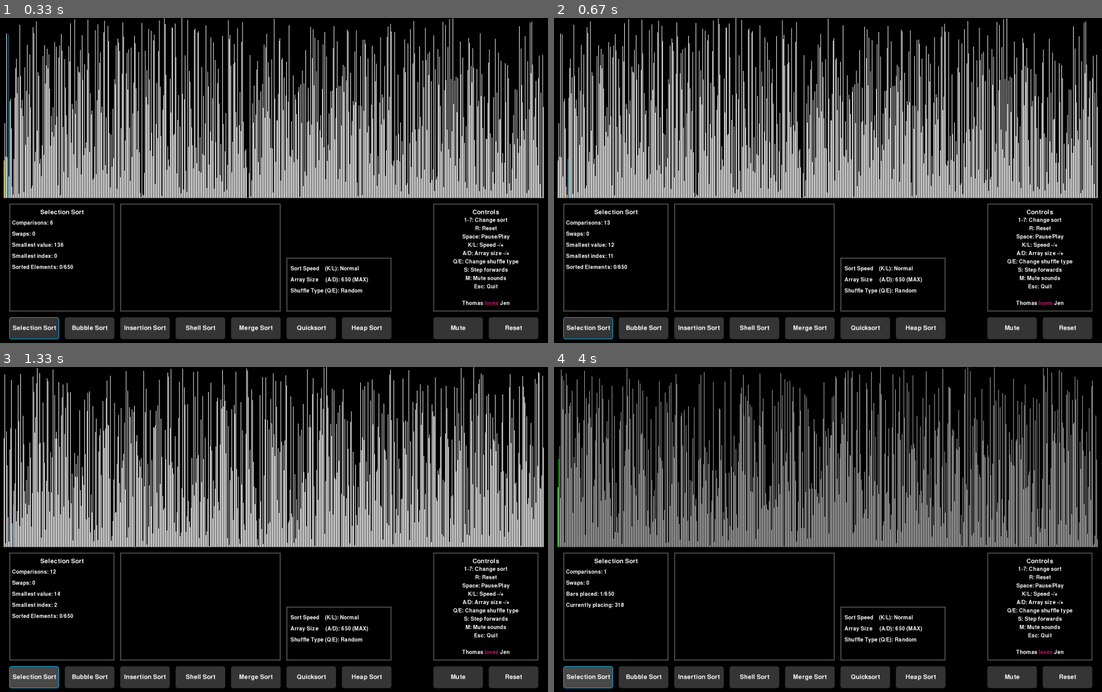
Above: before the commit, frames 1-4 (two rows, left to right).
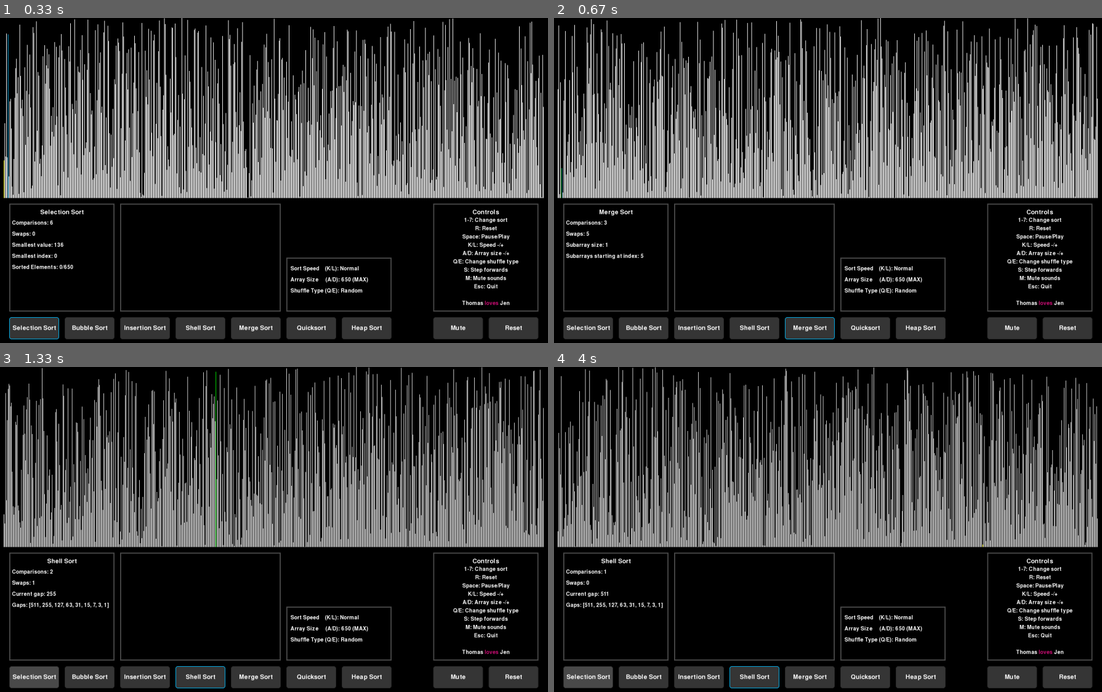
Above: after the commit, the same moments.

Repository: ThomasBrooks89/Sorting-Visualiser
Game: pygame game, started from main.py
Two runs of this game, one before a commit and one after it. Both use one fixed random seed, a clock stepped at 60 frames per second and the inputs below.
Inputs:
- Up to frame 1 (0.33 s): no input
- Up to frame 2 (0.67 s): tap 5 at 0.33 s
- Up to frame 3 (1.33 s): click "Selection Sort" at 0.72 s; tap 4 at 1 s
- Up to frame 4 (4 s): tap 2 at 1.33, 3.17 s; tap 3 at 1.67, 3.5 s; tap 1 at 2, 2.83 s; hold 1 2.33-2.8 s; hold D 2.33-2.8 s; tap 4 at 3.83 s

Frame 1 is identical in both runs. In frame 2, 21% of the frame differs, in the area x 0-100%, y 0-99%; in frame 3, 29%; in frame 4, 29%.

Commit message:
added merge sort, some tidying up of main loop button logic

Diff:
--- a/main.py
+++ b/main.py
@@ -78,14 +78,35 @@
 arr_len = 650  # max of 650 since 650 sized bars hit the top of the screen
 gap_len = 1  #num pixels between bars
 bar_width, leftover_bar_pixels = drawing.find_bar_widths(arr_len, gap_len, WIDTH)
-chosen_sort = "selection"
-sorts = {"selection": sorting_logic.selection_sort,
-         "bubble": sorting_logic.bubble_sort,
-         "insertion": sorting_logic.insertion_sort,
-         "shell": sorting_logic.shell_sort}
+
+chosen_sort = "Selection Sort"
+sorts = {"Selection Sort": sorting_logic.selection_sort,
+         "Bubble Sort": sorting_logic.bubble_sort,
+         "Insertion Sort": sorting_logic.insertion_sort,
+         "Shell Sort": sorting_logic.shell_sort,
+         "Merge Sort": sorting_logic.merge_sort,
+         "Quicksort": "sorting_logic.quicksort",  # TODO
+         "Heap Sort": "sorting_logic.heap_sort"}  # TODO
+
 shuffle_next = {"Random":"Reversed", "Reversed":"Almost Sorted", "Almost Sorted":"Random"}
 shuffle_prev = {"Random":"Almost Sorted", "Reversed":"Random", "Almost Sorted":"Reversed"}
 shuffle_type = "Random"
+
+sorts_kb_shortcuts = {pygame.K_1: btn_selection_sort,
+                      pygame.K_KP1: btn_selection_sort,
+                      pygame.K_2: btn_bubble_sort,
+                      pygame.K_KP2: btn_bubble_sort,
+                      pygame.K_3: btn_insertion_sort,
+                      pygame.K_KP3: btn_insertion_sort ,
+                      pygame.K_4: btn_shell_sort,
+                      pygame.K_KP4: btn_shell_sort,
+                      pygame.K_5: btn_merge_sort,
+                      pygame.K_KP5: btn_merge_sort,
+                      pygame.K_6: btn_quicksort,
+                      pygame.K_KP6: btn_quicksort,
+                      pygame.K_7: btn_heap_sort,
+                      pygame.K_KP7:btn_heap_sort,}
+
 array = sorting_logic.generate_array(1, arr_len, shuffle_type)
 sort = sorts[chosen_sort](array)
 step = next(sort, None)
@@ -111,7 +132,7 @@
             step = new_step
 
             if "pass_done" in step.actions:
-                next_iteration -= ((game_speed + 10) * 8)
+                next_iteration -= ((game_speed + 10) * 5)
 
     drawing.draw_array(screen, step.array, step.highlights, step.actions, bar_width, gap_len)
     drawing.draw_buttons(buttons)
@@ -163,47 +184,25 @@
                 shuffle_type = shuffle_next[shuffle_type]
                 array, sort, step = reset_sort(screen, chosen_sort, arr_len, shuffle_type)
 
-            elif event.key == pygame.K_1:
-                chosen_sort = "selection"
-                array, sort, step = reset_sort(screen, chosen_sort, arr_len, shuffle_type)
-            elif event.key == pygame.K_2:
-                chosen_sort = "bubble"
-                array, sort, step = reset_sort(screen, chosen_sort, arr_len, shuffle_type)
-            elif event.key == pygame.K_3:
-                chosen_sort = "insertion"
+            elif event.key in sorts_kb_shortcuts:
+                chosen_sort_btn.active = False
+                chosen_sort_btn = sorts_kb_shortcuts[event.key]
+                chosen_sort_btn.active = True
+                chosen_sort = chosen_sort_btn.label_str
                 array, sort, step = reset_sort(screen, chosen_sort, arr_len, shuffle_type)
 
         elif btn_reset.event(event):
-            btn_reset.active = True
             array, sort, step = reset_sort(screen, chosen_sort, arr_len, shuffle_type)
-            btn_reset.active = False
         elif btn_mute.event(event):
             muted = mute_button_pressed(btn_mute)
 
-        elif btn_selection_sort.event(event):
-            chosen_sort_btn.active = False
-            chosen_sort_btn = btn_selection_sort
-            chosen_sort_btn.active = True
-            chosen_sort = "selection"
-            array, sort, step = reset_sort(screen, chosen_sort, arr_len, shuffle_type)
-        elif btn_bubble_sort.event(event):
-            chosen_sort_btn.active = False
-            chosen_sort_btn = btn_bubble_sort
-            chosen_sort_btn.active = True
-            chosen_sort = "bubble"
-            array, sort, step = reset_sort(screen, chosen_sort, arr_len, shuffle_type)
-        elif btn_insertion_sort.event(event):
-            chosen_sort_btn.active = False
-            chosen_sort_btn = btn_insertion_sort
-            chosen_sort_btn.active = True
-            chosen_sort = "insertion"
-            array, sort, step = reset_sort(screen, chosen_sort, arr_len, shuffle_type)
-        elif btn_shell_sort.event(event):
-            chosen_sort_btn.active = False
-            chosen_sort_btn = btn_shell_sort
-            chosen_sort_btn.active = True
-            chosen_sort = "shell"
-            array, sort, step = reset_sort(screen, chosen_sort, arr_len, shuffle_type)
+        for button in buttons[:7]:  # first 7 buttons, all the buttons that choose which sort the user wants
+            if button.event(event):
+                chosen_sort_btn.active = False
+                chosen_sort_btn = button
+                chosen_sort_btn.active = True
+                chosen_sort = button.label_str
+                array, sort, step = reset_sort(screen, chosen_sort, arr_len, shuffle_type)
 
 
 
--- a/pygame_gui.py
+++ b/pygame_gui.py
@@ -7,6 +7,7 @@
     def __init__(self, surface, x, y, label, font):
         self.surface = surface
         self.rect = pygame.Rect(x, y, self.width, self.height)
+        self.label_str = label
         self.label = font.render(label, True, "white")
         self.font = font
         self.mouseover = False
--- a/sorting_logic.py
+++ b/sorting_logic.py
@@ -174,6 +174,83 @@
     yield from send_finished_array(array)
 
 
+def merge_sort(array):
+    comparisons, swaps = 0, 0
+    subarray_size = 1
+    arr_size = len(array)
+
+    subarray_a, subarray_b = [], []
+    while len(subarray_a) + len(subarray_b) < arr_size:
+        arr_size_remaining = arr_size
+        subarray_start_pos = 0
+
+        while arr_size_remaining > 0:
+
+            # make 2 subarrays
+            # colour the 2 subarrays
+            highlights = [(x, "deepskyblue2") for x in range(subarray_start_pos, subarray_start_pos + subarray_size)]
+            for x in range(subarray_start_pos + subarray_size, subarray_start_pos + subarray_size + subarray_size):
+                highlights.append((x, "deepskyblue4"))
+            yield NextStep(array[:], highlights, [], [f"Comparisons: {comparisons}", f"Swaps: {swaps}", f"Subarray size: {subarray_size}", f"Subarrays starting at index: {subarray_start_pos}"])
+
+            # actually make them
+            if arr_size_remaining < subarray_size:  # can't make a 'full' subarray, just use what's left
+                subarray_a = array[subarray_start_pos:]
+                arr_size_remaining = 0
+            else:
+                subarray_a = array[subarray_start_pos:subarray_start_pos+subarray_size]
+                arr_size_remaining -= subarray_size
+
+            if arr_size_remaining < subarray_size:
+                subarray_b = array[subarray_start_pos + subarray_size:]
+                arr_size_remaining = 0
+            else:
+                subarray_b = array[subarray_start_pos + subarray_size: subarray_start_pos + subarray_size + subarray_size]
+                arr_size_remaining -= subarray_size
+
+            # merge the subarrays together, overwriting the main array as we go
+            a_i, b_i = 0, 0
+            a_len, b_len = len(subarray_a), len(subarray_b)
+
+            while (a_i != a_len) or (b_i != b_len):  # until both subarrays have been merged
+
+                if b_i == b_len:  # subarray b is done...
+                    while a_i != a_len:  #  ... so just loop through subarray a till it is also done
+                        swaps += 1
+                        array[subarray_start_pos] = subarray_a[a_i]
+                        highlights.append((subarray_start_pos, "green4"))
+                        a_i += 1
+                        subarray_start_pos += 1
+                        yield NextStep(array[:], highlights, [], [f"Comparisons: {comparisons}", f"Swaps: {swaps}", f"Subarray size: {subarray_size}", f"Subarrays starting at index: {subarray_start_pos}"])
+
+                elif a_i == a_len:  # same as above but a is done
+                    while b_i != b_len:  #  ... so just loop through subarray a till it is also done
+                        swaps += 1
+                        array[subarray_start_pos] = subarray_b[b_i]
+                        highlights.append((subarray_start_pos, "green4"))
+                        b_i += 1
+                        subarray_start_pos += 1
+                        yield NextStep(array[:], highlights, [], [f"Comparisons: {comparisons}", f"Swaps: {swaps}", f"Subarray size: {subarray_size}", f"Subarrays starting at index: {subarray_start_pos}"])
+
+                else:
+                    comparisons += 1
+                    swaps += 1
+                    if subarray_a[a_i] <= subarray_b[b_i]:
+                        array[subarray_start_pos] = subarray_a[a_i]
+                        highlights.append((subarray_start_pos, "green4"))
+                        a_i += 1
+                        subarray_start_pos += 1
+                        yield NextStep(array[:], highlights, [], [f"Comparisons: {comparisons}", f"Swaps: {swaps}", f"Subarray size: {subarray_size}", f"Subarrays starting at index: {subarray_start_pos}"])
+                    else:  # b > a
+                        array[subarray_start_pos] = subarray_b[b_i]
+                        highlights.append((subarray_start_pos, "green4"))
+                        b_i += 1
+                        subarray_start_pos += 1
+                        yield NextStep(array[:], highlights, [], [f"Comparisons: {comparisons}", f"Swaps: {swaps}", f"Subarray size: {subarray_size}", f"Subarrays starting at index: {subarray_start_pos}"])
+
+        subarray_size *= 2
+        yield NextStep(array[:], highlights, ["pass_done"], [f"Comparisons: {comparisons}", f"Swaps: {swaps}", f"Subarray size: {subarray_size}", f"Subarrays starting at index: {subarray_start_pos}"])
+    yield from send_finished_array(array)
 
 
 
@@ -182,8 +259,6 @@
 
 
 if __name__ == "__main__":
-    array = generate_array(1, 100, "Random")
-    #for step in selection_sort(array):
-        #print(step.array)
+    array = generate_array(1, 564, "Random")
     print(array)
-    print(shell_sort(array))
+    print(merge_sort(array))
Not shown, changed: todo.md
